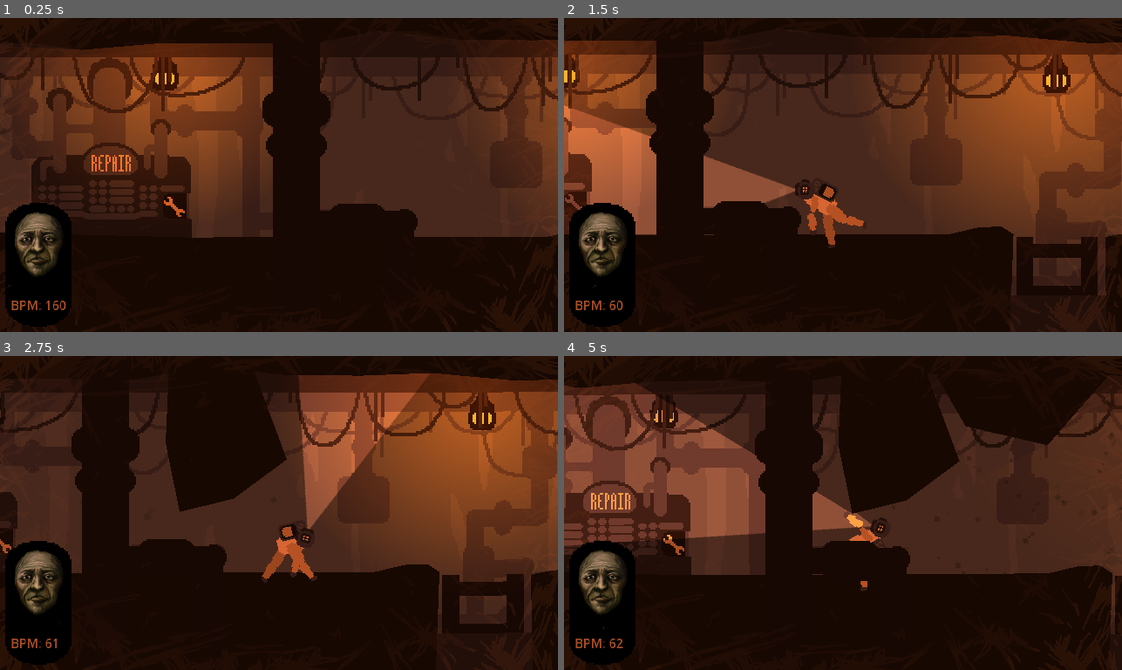
Above: before the commit, frames 1-4 (two rows, left to right).
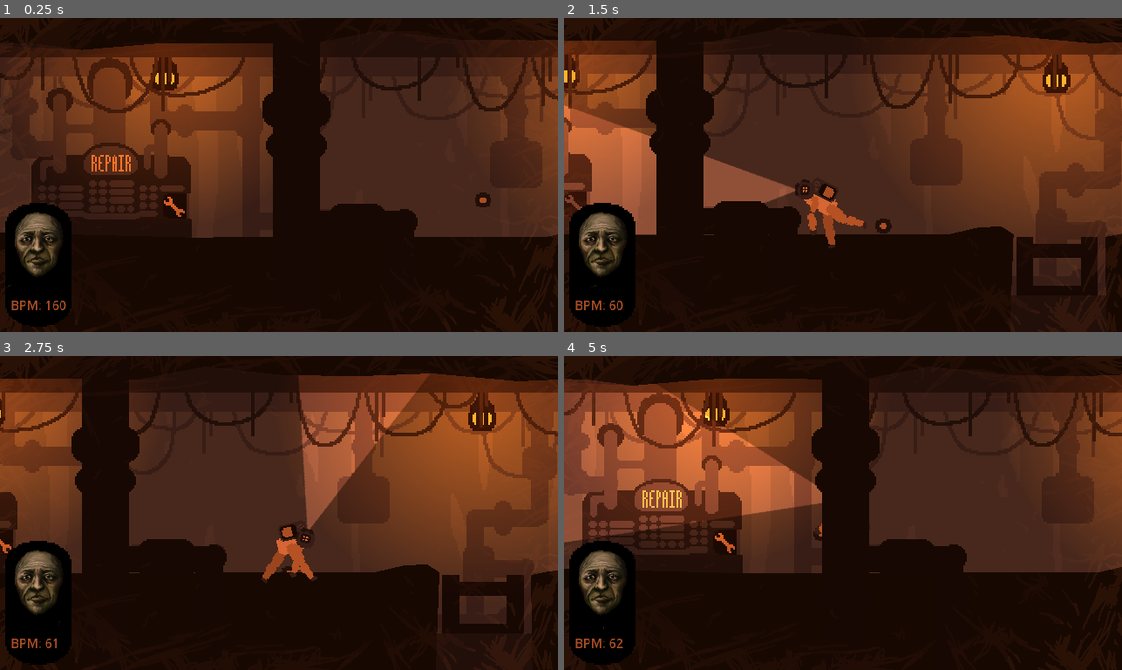
Above: after the commit, the same moments.

Repository: Parker-Vetter/SubwayUnderSea
Game: Godot game, scene res://Scenes/MainScene.tscn
The game is run twice, just before and just after one commit, with the same random seed, the same clock (stepped at 60 frames per second) and the same inputs. The engine's default icon, where the game draws it, is replaced by a stand-in: a white triangle on a blue panel in a dark square.
Inputs (mouse positions are in pixels of both pictures, inside the frame that each line leads up to):
- Up to frame 1 (0.25 s): no input
- Up to frame 2 (1.5 s): move the mouse to (965, 159) at 0.52 s; press the mouse at (965, 159) at 0.53 s; hold D (right) 0.53-1.28 s; tap Space (interact) at 0.6 s; move the mouse to (731, 190) at 1.27 s; release the mouse at (731, 190) at 1.28 s; hold S (down) from 1.28 s (still down); click (731, 190) at 1.35 s
- Up to frame 3 (2.75 s): tap Space (interact) at 1.55, 2.1 s; move the mouse to (334, 443) at 2.02 s; release S (down) at 2.03 s; press the mouse at (334, 443) at 2.03 s; hold D (right) from 2.03 s (still down)
- Up to frame 4 (5 s): move the mouse to (815, 575) at 2.77 s; release D (right) at 2.78 s; release the mouse at (815, 575) at 2.78 s; hold W (up) 2.78-3.53 s; click (815, 575) at 2.85 s; tap Space (interact) at 3.05, 3.6, 4.55 s; move the mouse to (1010, 560) at 3.52 s; press the mouse at (1010, 560) at 3.53 s; hold A (left) from 3.53 s (still down); move the mouse to (675, 465) at 4.27 s; release the mouse at (675, 465) at 4.28 s; click (675, 465) at 4.35 s

The runs differ from the first frame. In frame 1, 0.1% of the frame differs, in the area x 85-88%, y 55-61%; in frame 2, 0.2%; in frame 3, 13%; in frame 4, 35%, in the area x 0-100%, y 5-89%.

Commit message:
polished hand

Diff:
--- a/subwaysea/Scenes/MainScene.tscn
+++ b/subwaysea/Scenes/MainScene.tscn
@@ -26,7 +26,8 @@
 [ext_resource type="Script" path="res://Scripts/ComponentSpawner/componentSpawner.gd" id="15_rset8"]
 [ext_resource type="PackedScene" uid="uid://dvotvnd110mnm" path="res://Scenes/BreakerBox.tscn" id="16_yne7g"]
 [ext_resource type="Texture2D" uid="uid://e5gvb71liegp" path="res://assets/component spawner.png" id="22_7k725"]
-[ext_resource type="PackedScene" uid="uid://dalvkdqnkycs8" path="res://Scenes/engine.tscn" id="26_s0mwt"]
+[ext_resource type="PackedScene" uid="uid://dalvkdqnkycs8" path="res://Scenes/Engine/engine.tscn" id="26_s0mwt"]
+[ext_resource type="PackedScene" uid="uid://f34j633okqsc" path="res://Scenes/component.tscn" id="28_o4yf3"]
 
 [sub_resource type="CanvasItemMaterial" id="CanvasItemMaterial_upv4y"]
 light_mode = 2
@@ -575,6 +576,26 @@
 
 [node name="DebrisContainer" type="Node2D" parent="SupplyGrabber"]
 
+[node name="CoverScreen" type="ColorRect" parent="SupplyGrabber"]
+light_mask = 5
+visibility_layer = 5
+z_index = 1
+offset_left = -152.0
+offset_top = -88.0
+offset_right = 152.0
+offset_bottom = 88.0
+mouse_filter = 1
+color = Color(0, 0, 0, 1)
+
+[node name="CurrentlyCollectingText" type="RichTextLabel" parent="SupplyGrabber"]
+modulate = Color(0.131537, 0.0752709, 0.0105072, 1)
+z_index = 1
+offset_left = -75.0
+offset_top = -11.0
+offset_right = 86.0
+offset_bottom = 13.0
+text = "Currently Collecting"
+
 [node name="ComponentSpawner" type="Node2D" parent="."]
 position = Vector2(1629, 782)
 script = ExtResource("15_rset8")
@@ -595,8 +616,6 @@
 visible = false
 color = Color(0.188235, 0.133333, 0.117647, 1)
 
-[connection signal="wasAttacked" from="." to="LightParent" method="attacked_for_bit"]
-[connection signal="wasAttacked" from="." to="Hull" method="was_attacked"]
 [node name="Engine" parent="." instance=ExtResource("26_s0mwt")]
 z_index = -1
 position = Vector2(254, 450)
@@ -604,6 +623,11 @@
 [node name="depthGague" parent="Engine" index="4"]
 position = Vector2(1651, 514)
 
+[node name="Component" parent="Engine" instance=ExtResource("28_o4yf3")]
+position = Vector2(514, 88)
+
+[connection signal="wasAttacked" from="." to="LightParent" method="attacked_for_bit"]
+[connection signal="wasAttacked" from="." to="Hull" method="was_attacked"]
 [connection signal="timeout" from="AttackTimer" to="." method="_on_attack_timer_timeout"]
 [connection signal="oxygen_multiplier_changed" from="SanitySystem" to="OxygenSystem" method="_on_sanity_system_oxygen_multiplier_changed"]
 [connection signal="child_entered_tree" from="SupplyGrabber/DebrisContainer" to="ComponentSpawner" method="_on_debris_container_child_entered_tree"]
--- a/subwaysea/Scripts/Supply Grabber/debris.gd
+++ b/subwaysea/Scripts/Supply Grabber/debris.gd
@@ -23,7 +23,12 @@
 		position.y = -100
 
 func _process(delta: float) -> void:
+	if get_parent().get_parent().currently_collecting == true: return
 	if Input.is_action_just_pressed("left_mouse") and mouse_hover:
+		hide()
+		get_parent().get_parent().currently_collecting = true
+		await get_tree().create_timer(5).timeout
+		get_parent().get_parent().currently_collecting = false
 		debris_collected.emit()
 		self.queue_free()
 
@@ -62,6 +67,5 @@
 func _on_area_2d_mouse_entered() -> void:
 	mouse_hover = true
 
-
 func _on_area_2d_mouse_exited() -> void:
 	mouse_hover = true
--- a/subwaysea/Scripts/Supply Grabber/supply_grabber.gd
+++ b/subwaysea/Scripts/Supply Grabber/supply_grabber.gd
@@ -6,6 +6,7 @@
 
 signal tick
 var alpha = 1
+var currently_collecting = false
 
 func check_for_debris_spawn():
 	var randint = randi_range(0, 4)
@@ -28,3 +29,19 @@
 	tick.emit()
 	check_for_debris_spawn()
 	modify_sonar()
+
+var collecting_flash = 0
+func _process(delta: float) -> void:
+	if currently_collecting:
+		$CurrentlyCollectingText.show()
+		$CoverScreen.show()
+		collecting_flash += delta
+		if collecting_flash >= 1:
+			collecting_flash = 0
+			$CurrentlyCollectingText.modulate = Color('ca8b38')
+		elif collecting_flash >= .5:
+			$CurrentlyCollectingText.modulate = Color('221303')
+	else:
+		$CurrentlyCollectingText.hide()
+		$CoverScreen.hide()
+		$CurrentlyCollectingText.modulate = Color('ca8b38')
--- a/subwaysea/Scripts/attackHandler.gd
+++ b/subwaysea/Scripts/attackHandler.gd
@@ -13,9 +13,9 @@
 	elif fadeIn.color.a >= 1.0:
 		dead = false
 		get_tree().reload_current_scene()
-
-	if Input.is_action_just_pressed('interact'):
-		callForAttack()
+	#
+	#if Input.is_action_just_pressed('interact'):
+		#callForAttack()
 
 
 func _ready() -> void:
--- a/subwaysea/Scripts/component.gd
+++ b/subwaysea/Scripts/component.gd
@@ -8,6 +8,7 @@
 func _process(delta: float) -> void:
 	if Input.is_action_just_pressed('interact') and detect_player.overlaps_body(player) and detect_player.get_overlapping_bodies()[0].holding_c == []:
 		detect_player.get_overlapping_bodies()[0].holding_c += [self]
+		detect_player.get_overlapping_bodies()[0].bump_hand()
 		freeze = true
 		$CollisionShape2D.disabled = true
 
@@ -20,5 +21,6 @@
 func die():
 	#play animation
 	detect_player.get_overlapping_bodies()[0].holding_c.erase(self)
+	freeze = false
 	await get_tree().create_timer(0.5).timeout
 	queue_free()
--- a/subwaysea/Scripts/player.gd
+++ b/subwaysea/Scripts/player.gd
@@ -284,7 +284,8 @@
 	$UpperBody/Line2D/AnimationLerp.global_position = $UpperBody/Line2D/Shoulder_pos.global_position
 
 	r_lerp_position_hand.position = r_lerp_position_hand.position.lerp(Vector2(29,20) + (Vector2(0,(spine_offset.position.y - global_position.y) * 2)), delta * 8)
-
+func bump_hand():
+	r_lerp_position_hand.position += Vector2.ONE * -8
 
 func manage_component(delta):
 	for i in holding_c:
Not shown: 1 places in subwaysea/Scenes/MainScene.tscn that only renumber resources
